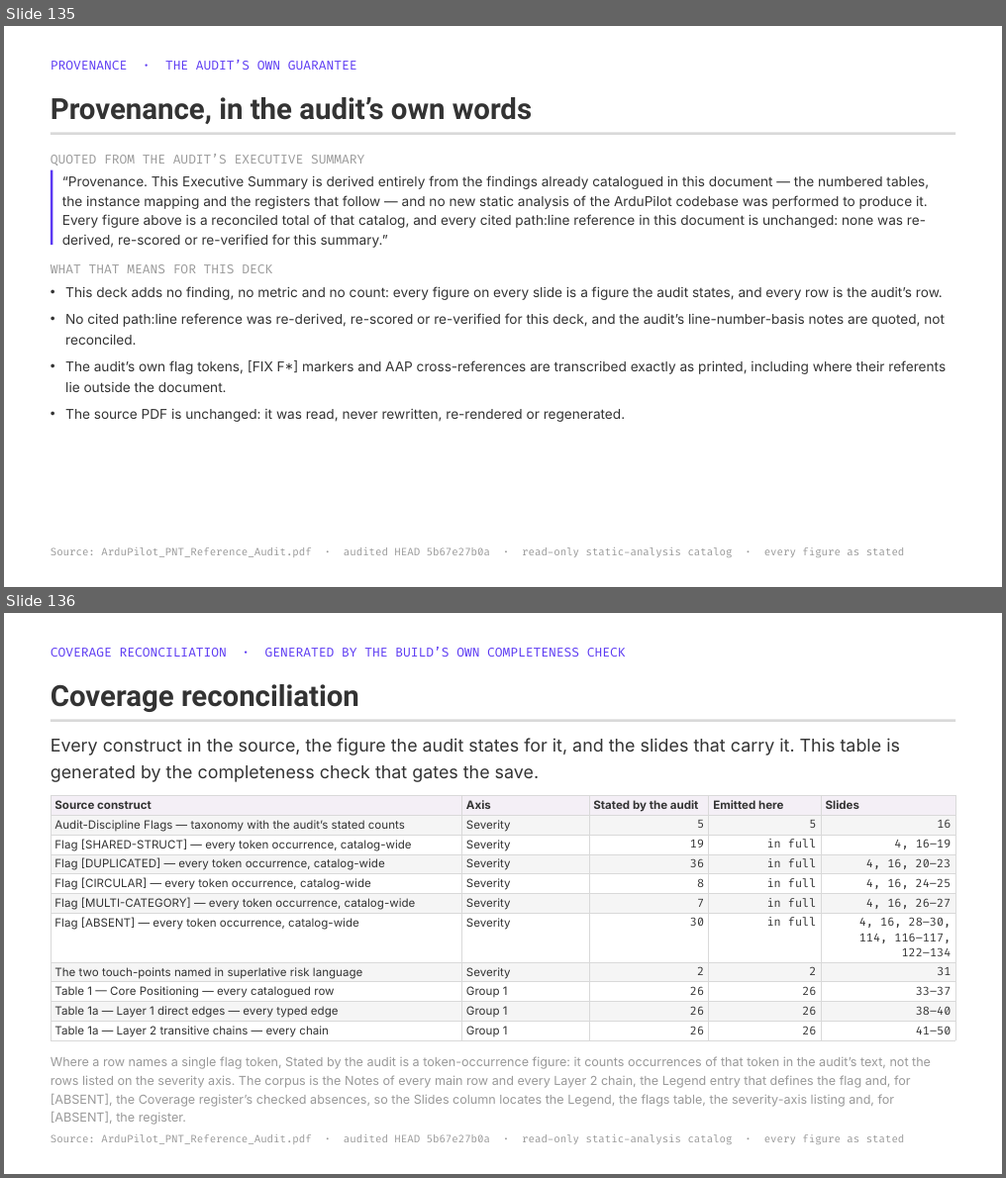
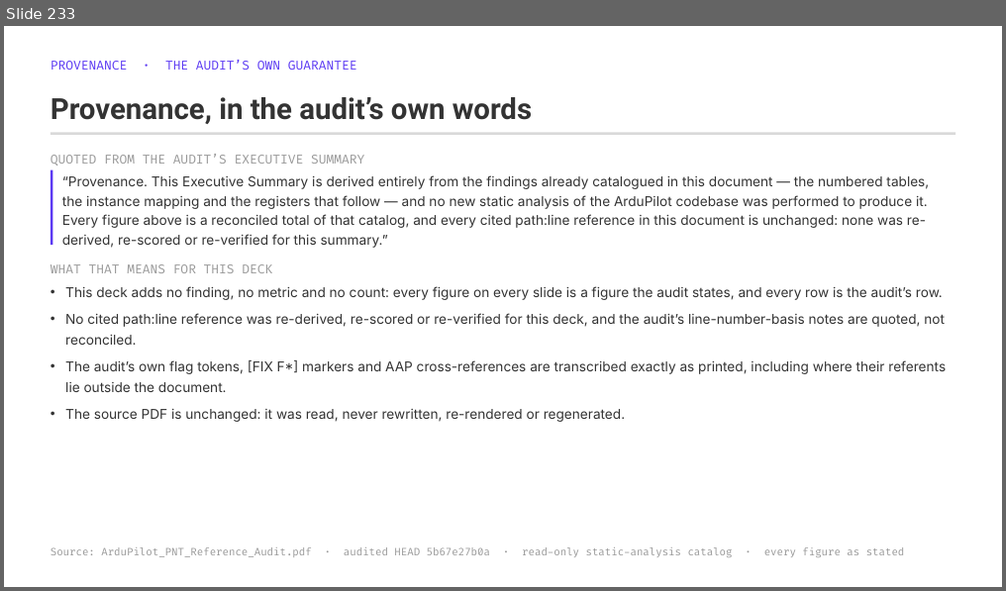
Before and after one commit to blitzy-public-samples/ardupilot-blitzy, a slide deck: blitzy/presentations/ArduPilot_PNT_Reference_Audit_Full_Findings.pptx. Shown one above the other, each under a label of ours: slides 135 and 136 before the commit, slide 233 after it. The pictures are 1006x1178 and 1006x591 pixels, drawn with LibreOffice and Linux fonts; fonts in the diff are those of the drawing. Boxes give left, top, right and bottom in pixels: in the first picture for what was removed or moved away, otherwise in the second. Text is boxed around its words. In the diff, an @@ line names an element or a change of style, - is before the commit and + after.

```diff
--- a/blitzy/presentations/ArduPilot_PNT_Reference_Audit_Full_Findings.pptx
+++ b/blitzy/presentations/ArduPilot_PNT_Reference_Audit_Full_Findings.pptx
@@ slide 136 removed at (4, 613, 1002, 1174), background #FFFFFF @@
@@ text removed at (51, 647, 626, 657) @@
-COVERAGE RECONCILIATION · GENERATED BY THE BUILD’S OWN COMPLETENESS CHECK
@@ text removed at (51, 684, 359, 712) @@
-Coverage reconciliation
@@ rectangle removed at (51, 719, 955, 722) @@
@@ text removed at (51, 738, 900, 782) @@
-Every construct in the source, the figure the audit states for it, and the slides that carry it. This table is generated by the completeness check that gates the save.
@@ table removed at (51, 796, 956, 1042), 11 rows, 5 columns @@
-Source construct | Axis | Stated by the audit | Emitted here | Slides
-Audit-Discipline Flags — taxonomy with the audit’s stated counts | Severity | 5 | 5 | 16
-Flag [SHARED-STRUCT] — every token occurrence, catalog-wide | Severity | 19 | in full | 4, 16–19
-Flag [DUPLICATED] — every token occurrence, catalog-wide | Severity | 36 | in full | 4, 16, 20–23
-Flag [CIRCULAR] — every token occurrence, catalog-wide | Severity | 8 | in full | 4, 16, 24–25
-Flag [MULTI-CATEGORY] — every token occurrence, catalog-wide | Severity | 7 | in full | 4, 16, 26–27
-Flag [ABSENT] — every token occurrence, catalog-wide | Severity | 30 | in full | 4, 16, 28–30, 114, 116–117, 122–134
-The two touch-points named in superlative risk language | Severity | 2 | 2 | 31
-Table 1 — Core Positioning — every catalogued row | Group 1 | 26 | 26 | 33–37
-Table 1a — Layer 1 direct edges — every typed edge | Group 1 | 26 | 26 | 38–40
-Table 1a — Layer 2 transitive chains — every chain | Group 1 | 26 | 26 | 41–50
@@ text removed at (51, 1057, 931, 1125) @@
-Where a row names a single flag token, Stated by the audit is a token-occurrence figure: it counts occurrences of that token in the audit’s text, not the rows listed on the severity axis. The corpus is the Notes of every main row and every Layer 2 chain, the Legend entry that defines the flag and, for [ABSENT], the Coverage register’s checked absences, so the Slides column locates the Legend, the flags table, the severity-axis listing and, for [ABSENT], the register.
@@ text removed at (51, 1135, 905, 1145) @@
-Source: ArduPilot_PNT_Reference_Audit.pdf · audited HEAD 5b67e27b0a · read-only static-analysis catalog · every figure as stated
@@ what was slide 135 is now slide 233 @@
```
Also in this commit, not shown: 1 slide changed, 103 slides added, 3 other slides removed.
